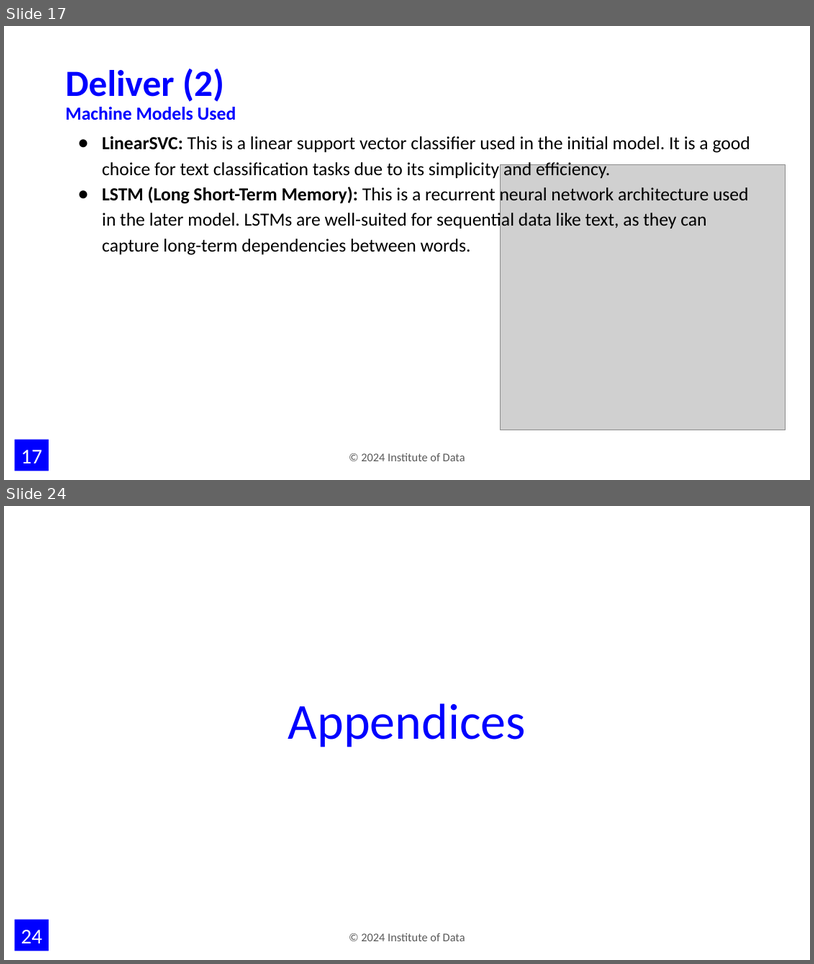
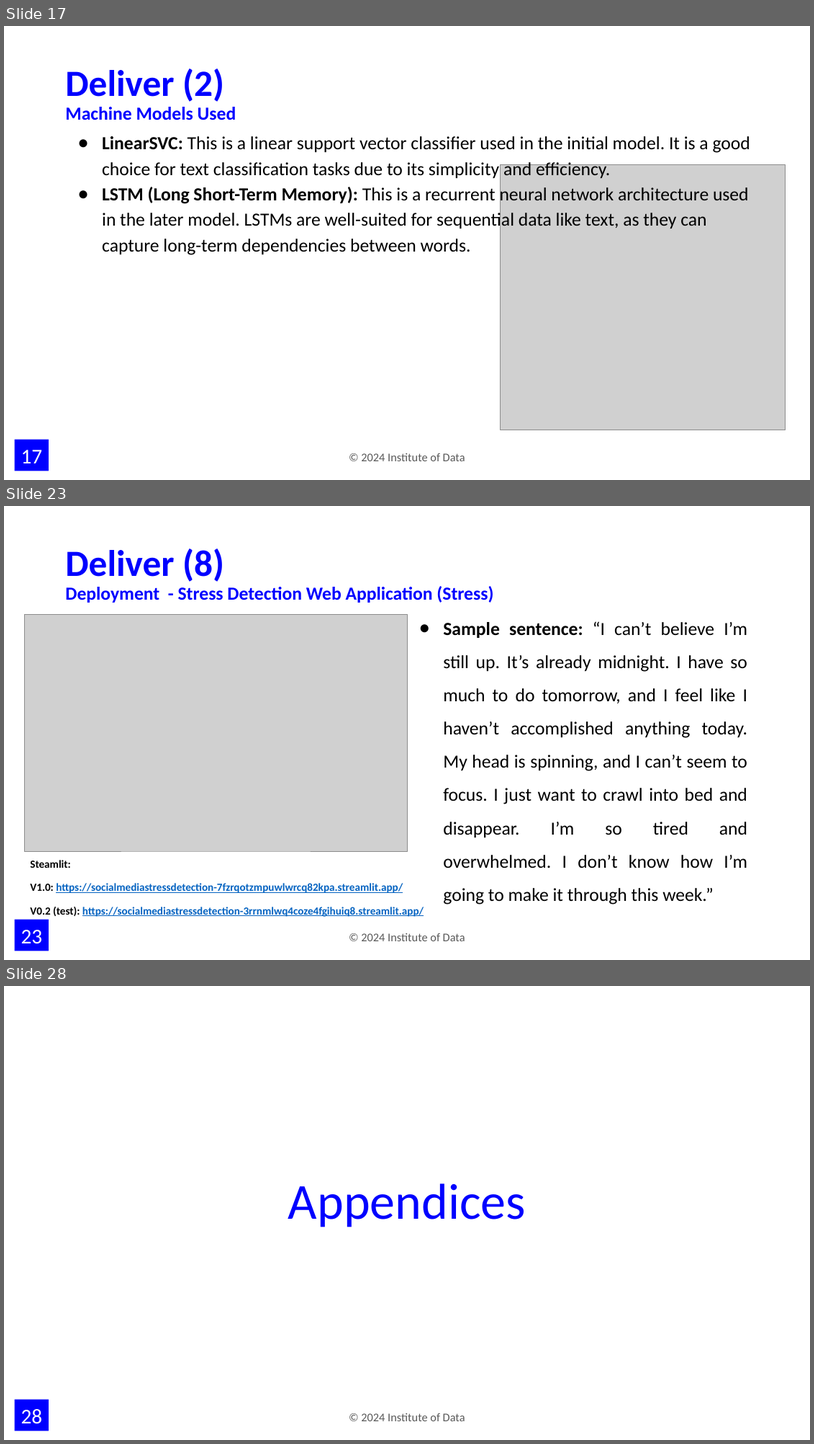
Before and after one commit to jimmychong1983/SocialMediaStressDetection, a slide deck: documentation/Harnessing NLP to Detect Stress in Social Media.pptx. Shown one above the other, each under a label of ours: slides 17 and 24 before the commit, slides 17, 23 and 28 after it; the slides between them are not shown. The pictures are 814x964 and 814x1444 pixels, drawn with LibreOffice and Linux fonts; fonts in the diff are those of the drawing; grey boxes stand for pictures; background and template pictures are left out. Boxes give left, top, right and bottom in pixels: in the first picture for what was removed or moved away, otherwise in the second. Text is boxed around its words. In the diff, an @@ line names an element or a change of style, - is before the commit and + after.

```diff
--- a/documentation/Harnessing NLP to Detect Stress in Social Media.pptx
+++ b/documentation/Harnessing NLP to Detect Stress in Social Media.pptx
@@ slide 23 added at <box>4,506,810,960</box>, background #FFFFFF; not listed: 2 template elements that a slide beside it also shows @@
@@ title added at <box>65,548,494,602</box>, 22 pt, text #0000FF, bold @@
+Deliver (8)
+Deployment - Stress Detection Web Application (Stress)
@@ picture added at <box>24,615,407,852</box> @@
@@ text added at <box>443,621,748,901</box>, 22 pt, text #000000 @@
+● Sample sentence: “I can’t believe I’m still up. It’s already midnight. I have so much to do tomorrow, and I feel like I haven’t accomplished anything today. My head is spinning, and I can’t seem to focus. I just want to crawl into bed and disappear. I’m so tired and overwhelmed. I don’t know how I’m going to make it through this week.”
@@ text added at <box>30,860,424,916</box>, 13 pt, text #0563C1, bold, underline @@
+Steamlit:
+V1.0: https://socialmediastressdetection-7fzrqotzmpuwlwrcq82kpa.streamlit.app/
+V0.2 (test): https://socialmediastressdetection-3rrnmlwq4coze4fgihuiq8.streamlit.app/
@@ what was slide 24 is now slide 28 @@
@@ page number at <box>21,1409,43,1424</box>: text changed @@
-24
+28
```
Also in this commit, not shown: 6 slides changed, 5 other slides added, 11 slides removed, 2 other files.
